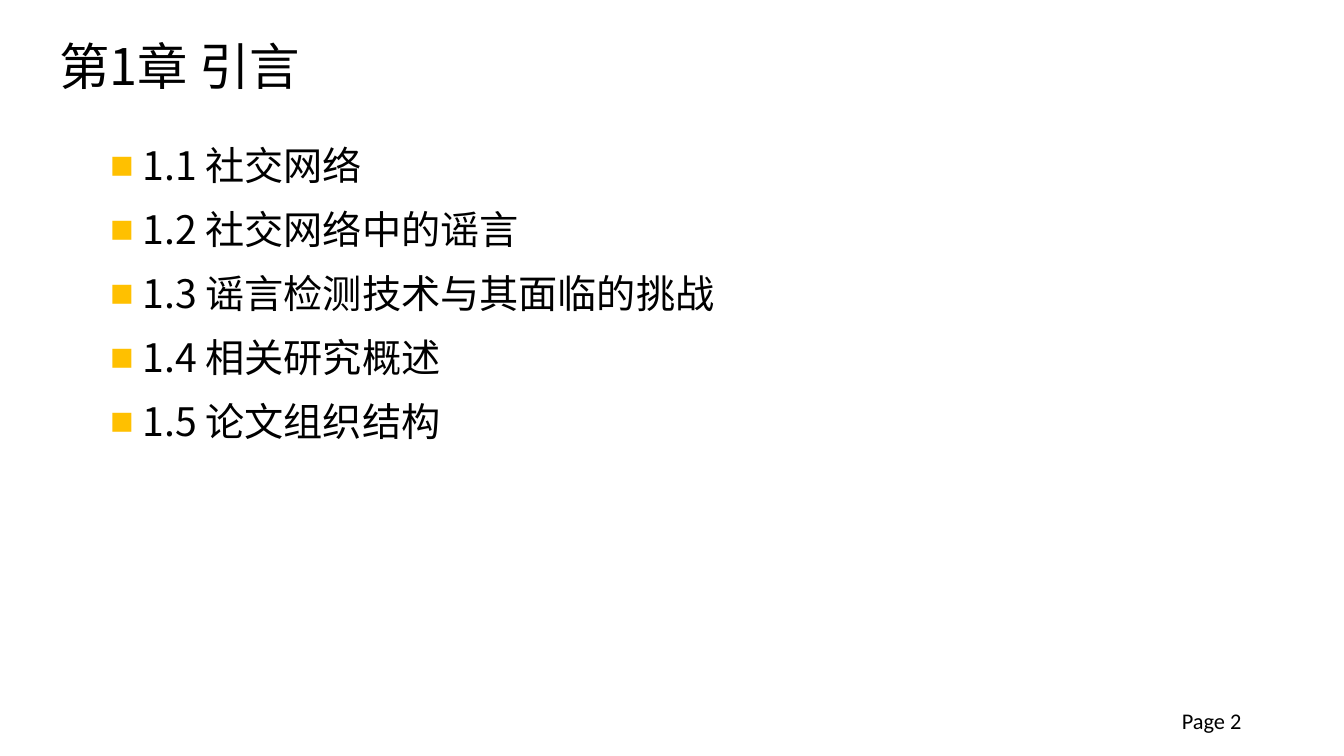
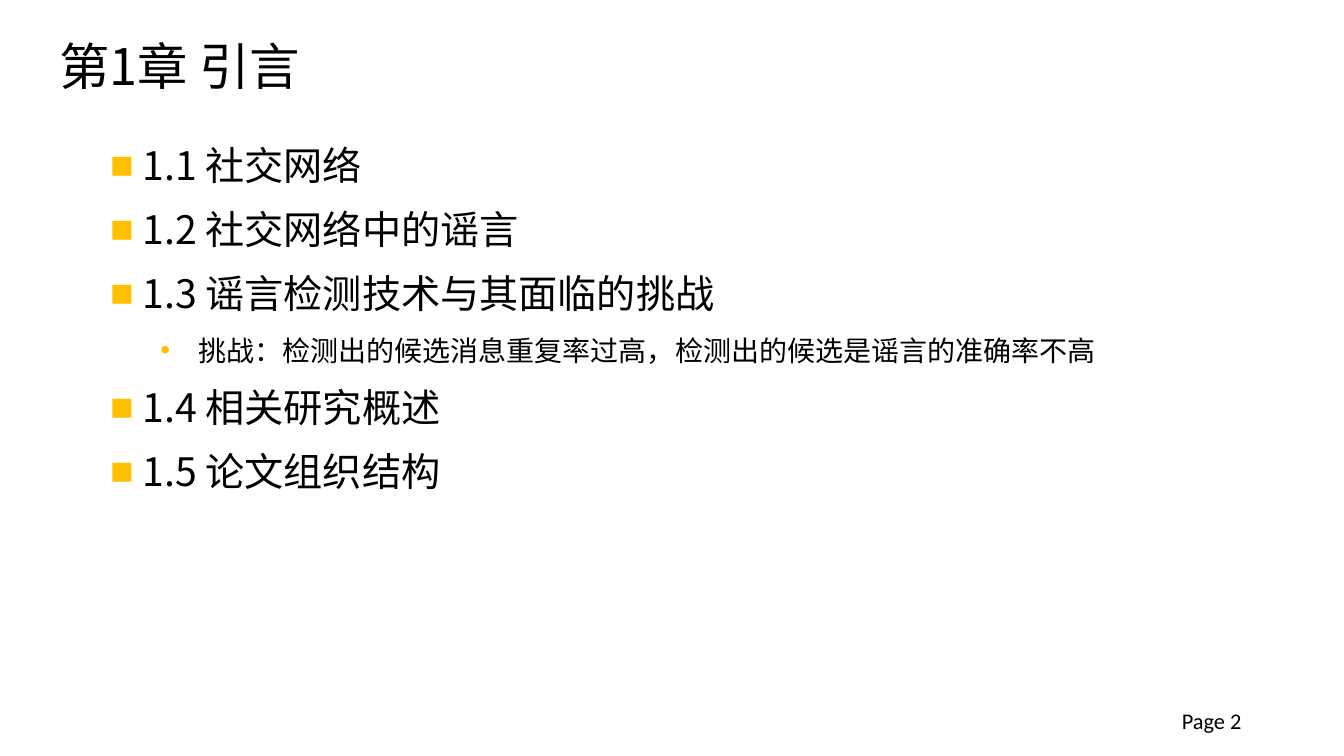
Before and after one commit to xinke0802/DataProcess, a slide deck: slide 2 of 2012013297_钟仰新_毕设论文答辩.pptx. Drawn at 1344x756 pixels with LibreOffice and Linux fonts; fonts in the diff are those of the drawing; background and template pictures are left out. Boxes give left, top, right and bottom in pixels: in the first picture for what was removed or moved away, otherwise in the second. Text is boxed around its words. In the diff, an @@ line names an element or a change of style, - is before the commit and + after.

```diff
--- a/2012013297_钟仰新_毕设论文答辩.pptx
+++ b/2012013297_钟仰新_毕设论文答辩.pptx
@@ text at (198, 337, 1095, 364): paragraph added @@
+  • 挑战：检测出的候选消息重复率过高，检测出的候选是谣言的准确率不高
```
Also in this commit, not shown: 7 other slides changed, 2 other files.
